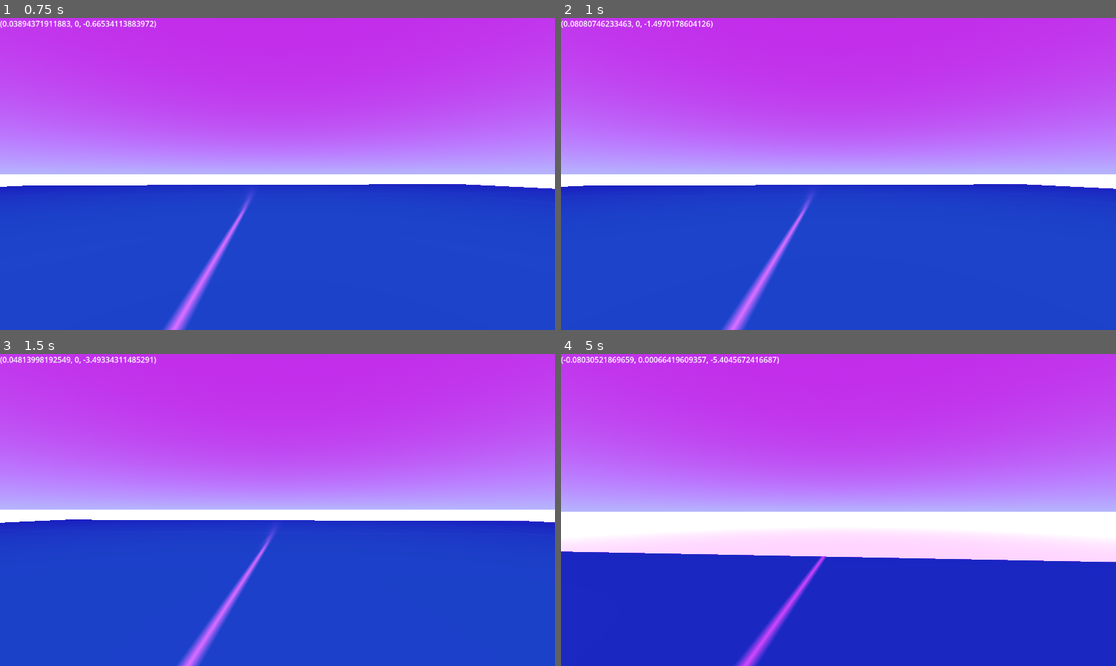
Above: before the commit, frames 1-4 (two rows, left to right).
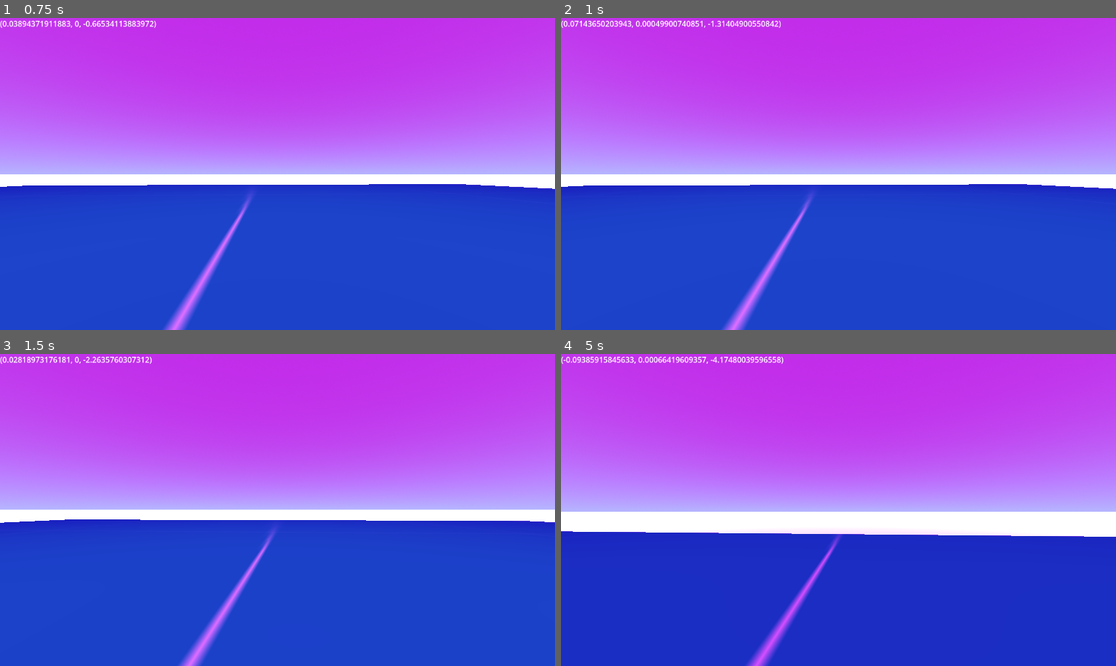
Above: after the commit, the same moments.

Repository: kokiheey/HYPERSLIDE
Game: Godot game, scene res://Assets/game/levels/level_1.tscn
Two runs of this game, one before a commit and one after it. Both use one fixed random seed, a clock stepped at 60 frames per second and the inputs below.
Inputs (mouse positions are in pixels of both pictures, inside the frame that each line leads up to):
- Up to frame 1 (0.75 s): tap Enter at 0.5 s; move the mouse to (305, 174) at 0.52 s; hold W (move_forward) from 0.53 s (still down); hold Right mouse button (mouse_right) from 0.53 s (still down)
- Up to frame 2 (1 s): keep holding W (move_forward); keep holding Right mouse button (mouse_right); tap Space (move_jump) at 0.77 s; tap Shift (hockey_stop, bound only after the commit) at 0.8 s
- Up to frame 3 (1.5 s): keep holding W (move_forward); move the mouse to (249, 510) at 1.27 s; release Right mouse button (mouse_right) at 1.28 s; tap Shift (hockey_stop, bound only after the commit) at 1.35 s
- Up to frame 4 (5 s): keep holding W (move_forward); tap Space (move_jump) at 1.52, 3.02, 3.77, 4.52 s; right-click (810, 510) at 1.55 s; move the mouse to (849, 503) at 2.02 s; hold Right mouse button (mouse_right) 2.03-2.78 s; tap Shift (hockey_stop, bound only after the commit) at 2.3, 2.85, 3.8, 4.35 s; move the mouse to (832, 516) at 2.77 s; right-click (832, 516) at 3.05 s; move the mouse to (877, 513) at 3.52 s; hold Right mouse button (mouse_right) 3.53-4.28 s; move the mouse to (794, 506) at 4.27 s; right-click (794, 506) at 4.55 s

Frame 1 is identical in both runs. In frame 2, 0.4% of the frame differs, in the area x 2-75%, y 0-54%; in frame 3, 0.3%; in frame 4, 8.8%, in the area x 0-100%, y 0-100%.

Commit message:
Refactor movement

Diff:
--- a/Assets/game/entities/characters/ink/ink.gd
+++ b/Assets/game/entities/characters/ink/ink.gd
@@ -1,12 +1,12 @@
 extends CharacterBody3D
 
-#region test
+#physics constants
 const acceleration = 5
 const move_speed = 20
 const jump_velocity = 7
 const brake_strength = 1
 const drag = 3
-#endregion
+var gravity = ProjectSettings.get_setting("physics/3d/default_gravity")
 
 var forward:
 	get:
@@ -15,7 +15,10 @@
 	set(new_value):
 		sens = new_value
 @onready var camera = $camera_comp
-var gravity = ProjectSettings.get_setting("physics/3d/default_gravity")
+
+var stopping_force = 0
+var stopping_strength = 0.1
+var initial_velocity = Vector3(0, 0, 0)
 
 func _ready():
 	Input.set_mouse_mode(Input.MOUSE_MODE_CAPTURED)
@@ -28,12 +31,22 @@
 
 	if Input.is_action_just_pressed("move_jump") and is_on_floor():
 		velocity.y = jump_velocity
-	if Input.is_action_pressed("mouse_right") and is_on_floor():
-		velocity.lerp(Vector3(0, 0, 0), velocity.length_squared())
+
+	#hockey stop like mechanic with stop force
+	if Input.is_action_pressed("hockey_stop") and is_on_floor():
+		if initial_velocity == Vector3.ZERO:
+			initial_velocity = velocity
+		velocity = initial_velocity.lerp(Vector3.ZERO, stopping_force)
+		stopping_force += stopping_strength
+		stopping_force = minf(1.0, stopping_force)
+	else:
+		stopping_force /= 1.2
+		initial_velocity = Vector3.ZERO
 
 
 	var input_dir = Input.get_vector("move_left", "move_right", "move_forward", "move_backward")
 	var direction = (camera.transform.basis * transform.basis * Vector3(input_dir.x, 0, input_dir.y)).normalized()
+	#slowing and friction. clamp vertical velocity too
 	if is_on_floor():
 		velocity += direction * acceleration * delta
 		velocity.x = lerp(velocity.x, (velocity.x if input_dir.x != 0 and input_dir else 0.0), \
--- a/project.godot
+++ b/project.godot
@@ -47,3 +47,8 @@
 "events": [Object(InputEventKey,"resource_local_to_scene":false,"resource_name":"","device":-1,"window_id":0,"alt_pressed":false,"shift_pressed":false,"ctrl_pressed":false,"meta_pressed":false,"pressed":false,"keycode":0,"physical_keycode":32,"key_label":0,"unicode":32,"echo":false,"script":null)
 ]
 }
+hockey_stop={
+"deadzone": 0.5,
+"events": [Object(InputEventKey,"resource_local_to_scene":false,"resource_name":"","device":-1,"window_id":0,"alt_pressed":false,"shift_pressed":false,"ctrl_pressed":false,"meta_pressed":false,"pressed":false,"keycode":0,"physical_keycode":4194325,"key_label":0,"unicode":0,"echo":false,"script":null)
+]
+}
